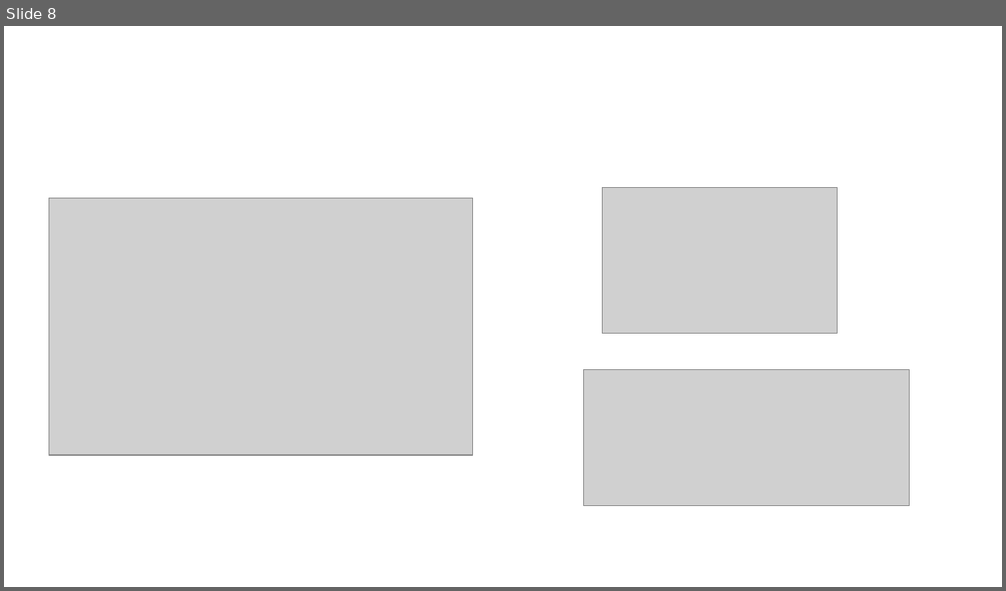
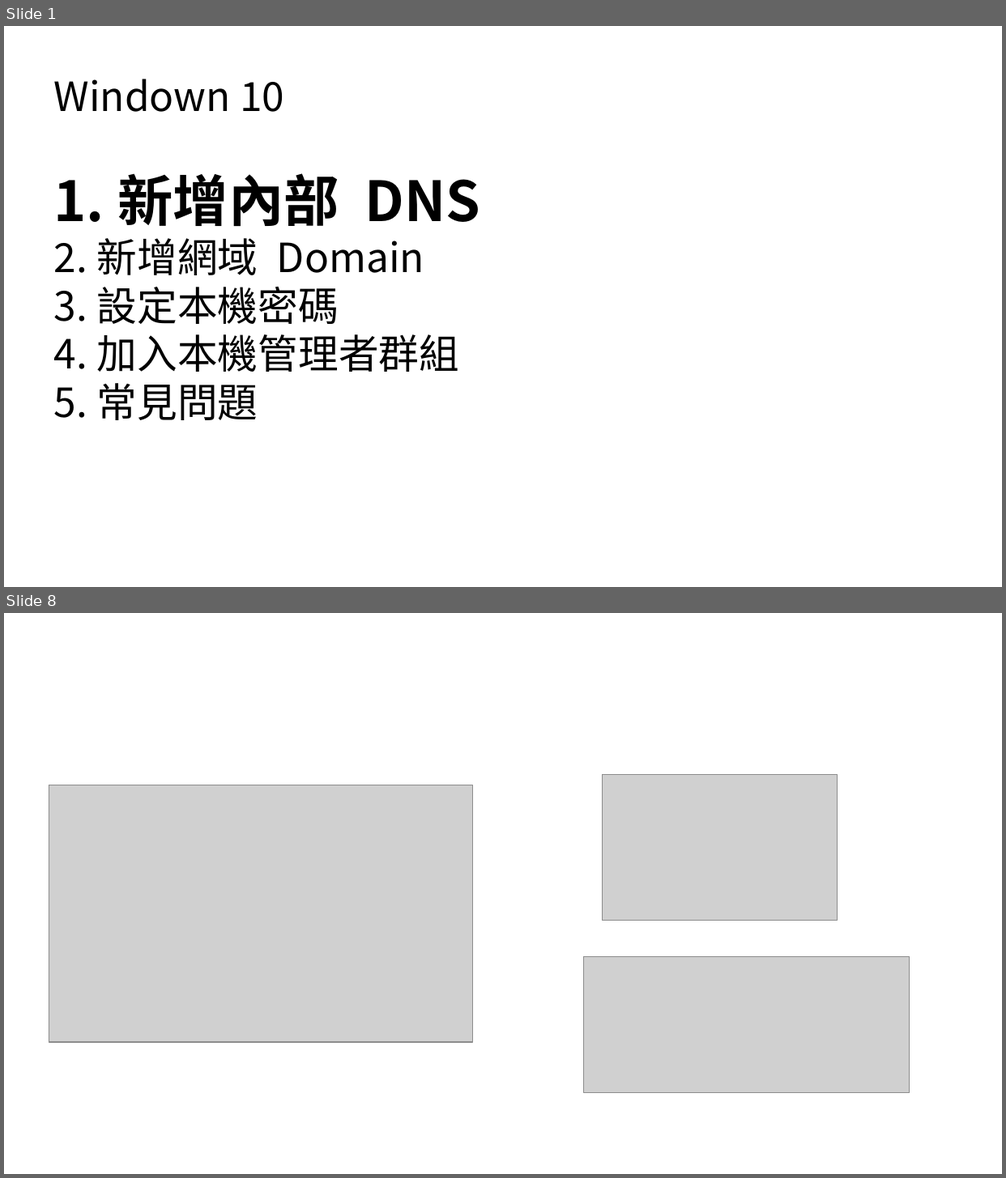
Before and after one commit to sealbook/125, a slide deck: DNS & domain.odp. Shown one above the other, each under a label of ours: slide 8 before the commit, slides 1 and 8 after it; the slides between them are not shown. The pictures are 1006x591 and 1006x1178 pixels, drawn with LibreOffice and Linux fonts; fonts in the diff are those of the drawing; grey boxes stand for pictures. Boxes give left, top, right and bottom in pixels: in the first picture for what was removed or moved away, otherwise in the second. Text is boxed around its words. In the diff, an @@ line names an element or a change of style, - is before the commit and + after.

```diff
--- a/DNS & domain.odp
+++ b/DNS & domain.odp
@@ slide 1 added at bbox=[4, 26, 1002, 587], background #FFFFFF @@
@@ title added at bbox=[54, 79, 284, 112], 32 pt, text #000000 @@
+Windown 10
@@ subtitle added at bbox=[54, 173, 481, 420], 32 pt, text #000000 @@
+1.新增內部 DNS
+2.新增網域 Domain
+3.設定本機密碼
+4.加入本機管理者群組
+5.常見問題
```
Also in this commit, not shown: 10 slides changed, 12 other slides added, 2 other files.
